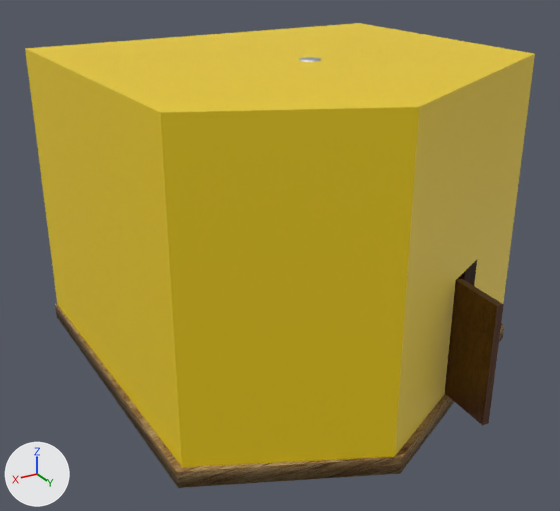
Renders of the FBX model asset/3d/bedroom/bedroom.fbx from each side of a commit.
The view is the same before and after, from a 50 mm camera at (13.6, 20.9, 14.0) aimed at (1.1, 0.0, 3.6). Arrows for +X, +Y and +Z are at lower left; the lights stay in place. Where no turn or scale is listed for an object, it has been applied to the vertices. Vertices at the same position are counted once.

The first picture shows 'Door', 'FLOOR', 'WALLS'.
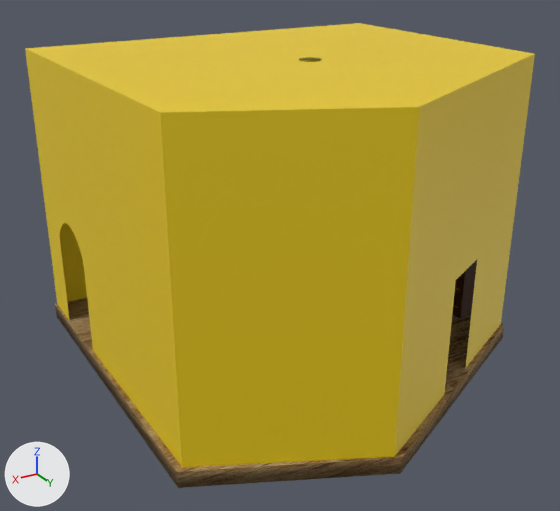
Where the newer file only moved an object's origin or applied its transform, the numbers keep the older frame.

Pixel boxes [x1, y1, x2, y2] of what changed, in the pictures (560 x 511 px):
'WALLS', reshaped, rescaled, turned
    both: [25, 23, 535, 467]
'Door', deleted (brown)
    before: [445, 279, 504, 425]

What changed in the scene script:
```text
Change me_cube:
    used by ob_walls; location = (-0.96, -0.92, 5.75); rotation_euler = (1.571, 0.0, 0.0), in degrees (90, 0, 0); scale = (0.0615, 0.0615, 0.0615)
    remove me_cube.from_pydata(...)  # 16 vertices, 8 faces; spans x -100.0..131.0, y -100.0..70.0, z -129.0..100.0
    add me_cube.from_pydata(...)  # 64 vertices, 9 faces; spans x -1.0..1.0, y -1.0..1.0, z -1.0..1.0
    me_cube part 1: the whole mesh is rebuilt
Change ob_walls:
    ob_walls.rotation_euler: (1.571, 0.0, 0.0) -> (0.0, 0.0, 0.0)  # degrees (90, 0, 0) -> degrees (0, 0, 0)
    ob_walls.scale: (0.0615, 0.0615, 0.0615) -> (6.15, 6.15, 6.15)
Remove ob_door:
    ob_door = bpy.data.objects.new('Door', me_cube_001)
    ob_door.location = (-1.99, 6.21, 1.48)
    ob_door.rotation_euler = (1.571, 0.0, 1.463)  # degrees (90, 0, 84)
    ob_door.scale = (-0.00963, -0.0149, -0.00115)
```
